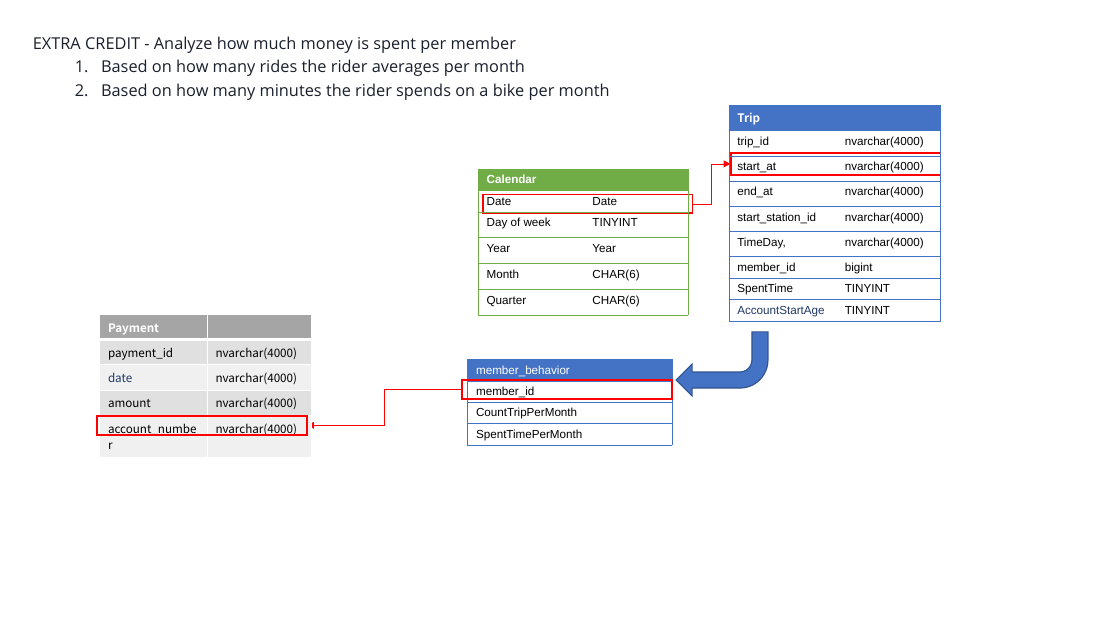
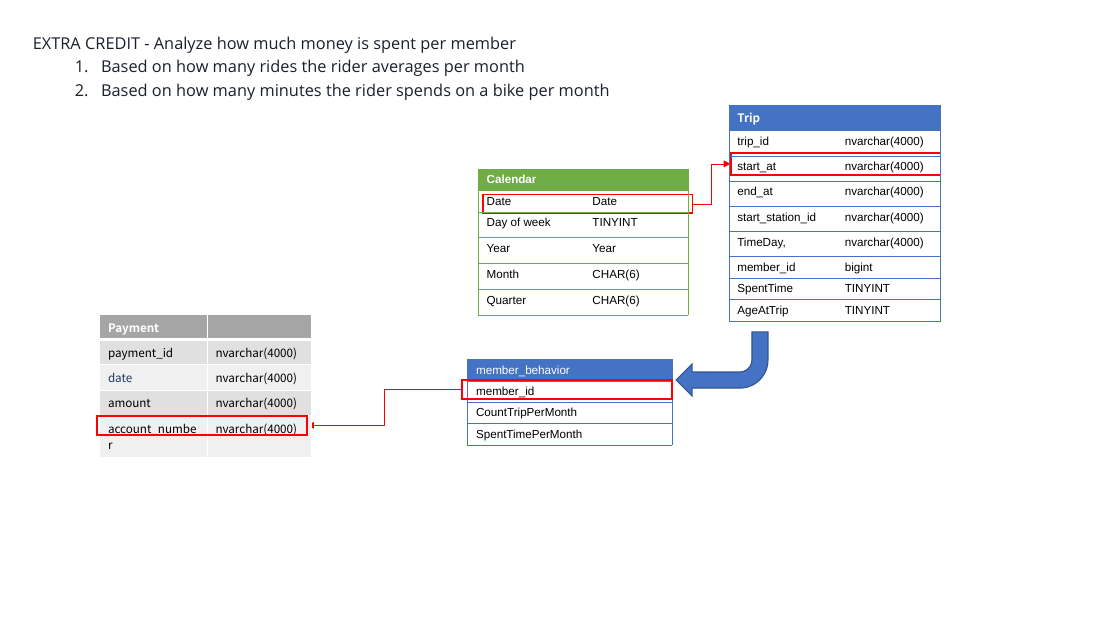
Before and after one commit to fbamuse/Udacity-Data-Engineering-with-Microsoft-Azure, a slide deck: slide 6 of BikeShareDataAnalytics/StarSchemaDesigned .pptx. Drawn at 1120x630 pixels with LibreOffice and Linux fonts; fonts in the diff are those of the drawing. Boxes give left, top, right and bottom in pixels: in the first picture for what was removed or moved away, otherwise in the second. Text is boxed around its words. In the diff, an @@ line names an element or a change of style, - is before the commit and + after.

```diff
--- a/BikeShareDataAnalytics/StarSchemaDesigned .pptx
+++ b/BikeShareDataAnalytics/StarSchemaDesigned .pptx
@@ table at (729,105,941,321) @@
-row 9, column 1: AccountStartAge
+row 9, column 1: AgeAtTrip
```
Also in this commit, not shown: 3 other slides changed, 4 other files.
